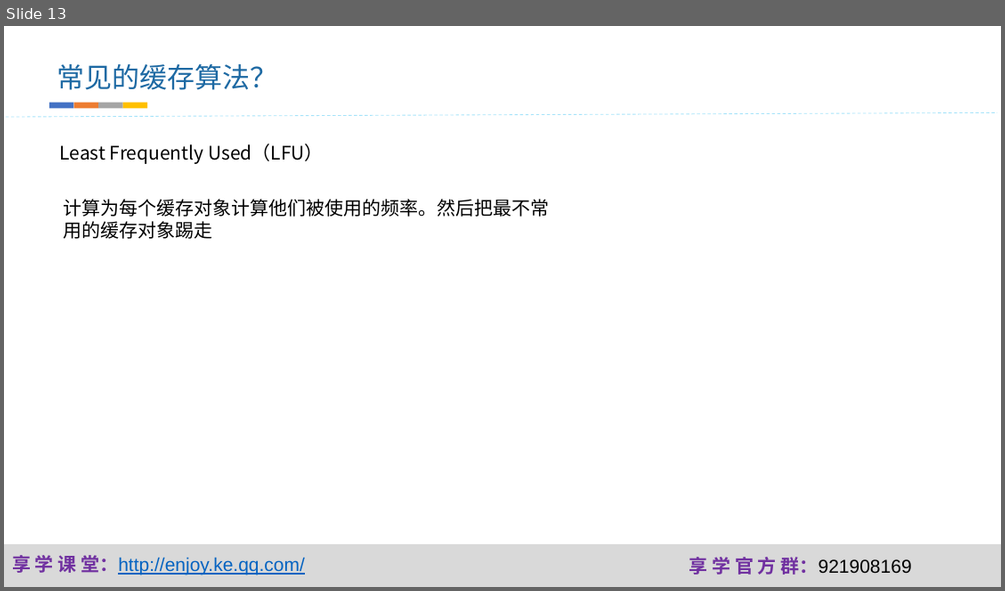
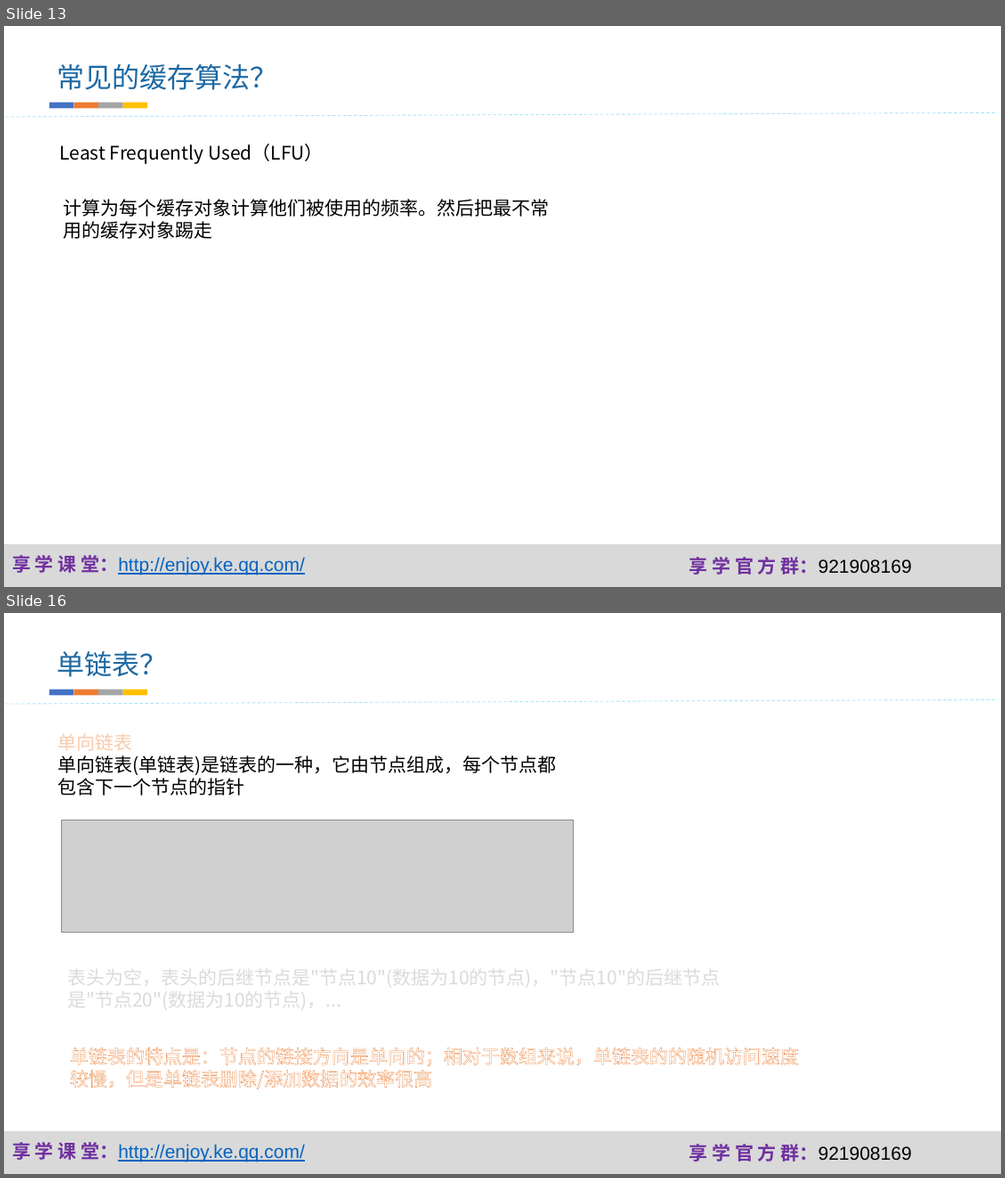
Before and after one commit to fanzhangvip/xiangxue, a slide deck: pre/缓存.pptx. Shown one above the other, each under a label of ours: slide 13 before the commit, slides 13 and 16 after it; the slides between them are not shown. The pictures are 1005x591 and 1005x1178 pixels, drawn with LibreOffice and Linux fonts; fonts in the diff are those of the drawing; grey boxes stand for pictures; background and template pictures are left out. Boxes give left, top, right and bottom in pixels: in the first picture for what was removed or moved away, otherwise in the second. Text is boxed around its words. In the diff, an @@ line names an element or a change of style, - is before the commit and + after.

```diff
--- a/pre/缓存.pptx
+++ b/pre/缓存.pptx
@@ slide 16 added at (x1=4, y1=613, x2=1001, y2=1174), background #FFFFFF; not listed: 3 template elements that a slide beside it also shows @@
@@ text added at (x1=57, y1=651, x2=167, y2=677), 26.6 pt, text #1D69A3 @@
+单链表？
@@ group added at (x1=49, y1=690, x2=147, y2=695): 4 rectangles @@
@@ line added from (4, 705) to (997, 699), #00B0F0 0.75 pt dashed @@
@@ text added at (x1=57, y1=733, x2=556, y2=795), 18 pt, text #000000 @@
+单向链表
+单向链表(单链表)是链表的一种，它由节点组成，每个节点都包含下一个节点的指针
@@ picture added at (x1=61, y1=820, x2=573, y2=933) @@
@@ text added at (x1=67, y1=963, x2=720, y2=1012), 18 pt, text pattern #A5A5A5 on #DBDBDB @@
+表头为空，表头的后继节点是"节点10"(数据为10的节点)，"节点10"的后继节点是"节点20"(数据为10的节点)，...
@@ text added at (x1=70, y1=1047, x2=799, y2=1089), 18 pt, text #FFFFFF @@
+单链表的特点是：节点的链接方向是单向的；相对于数组来说，单链表的的随机访问速度较慢，但是单链表删除/添加数据的效率很高
```
Also in this commit, not shown: 7 other slides added, 7 slides removed, 11 other files.
